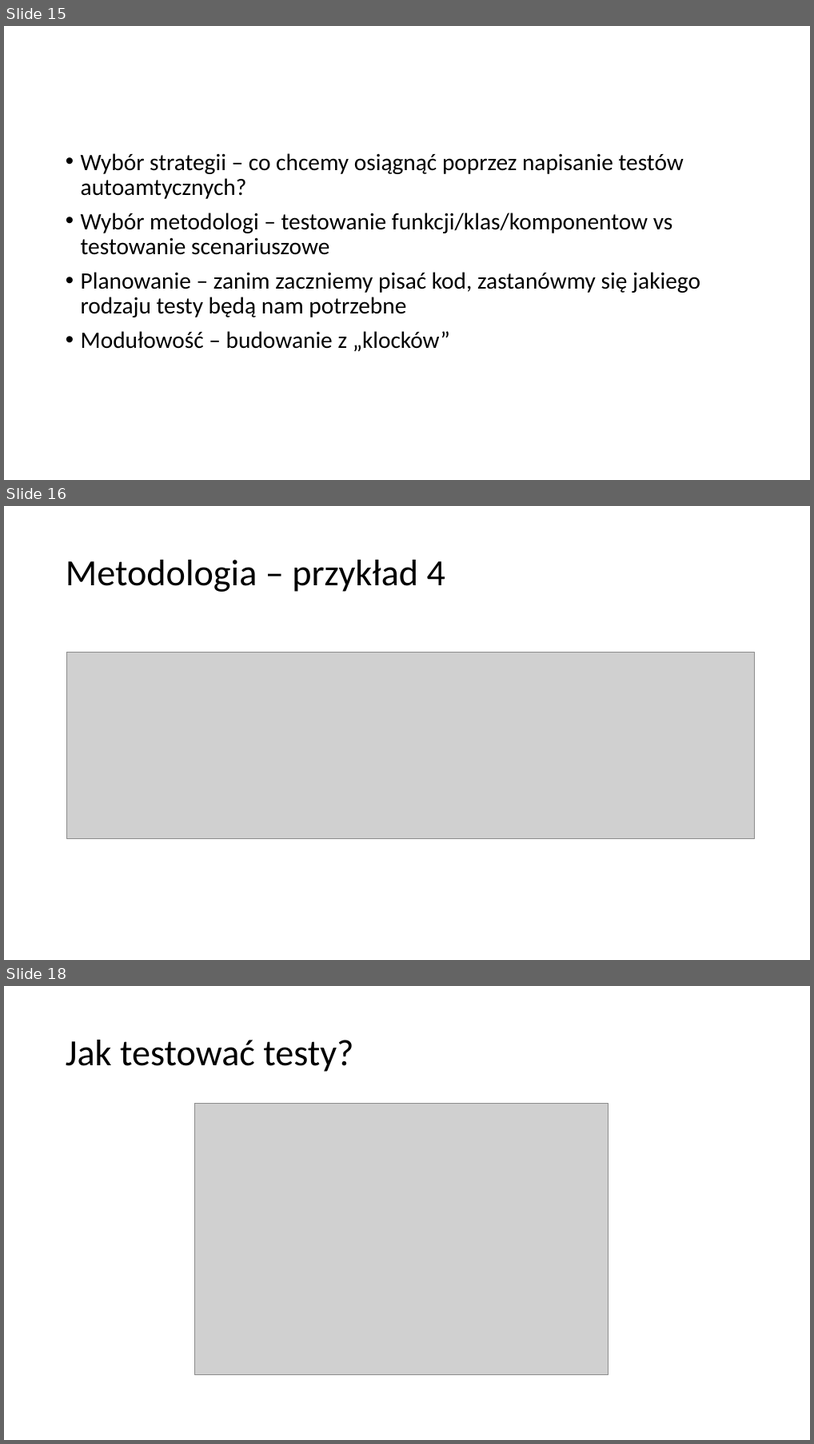
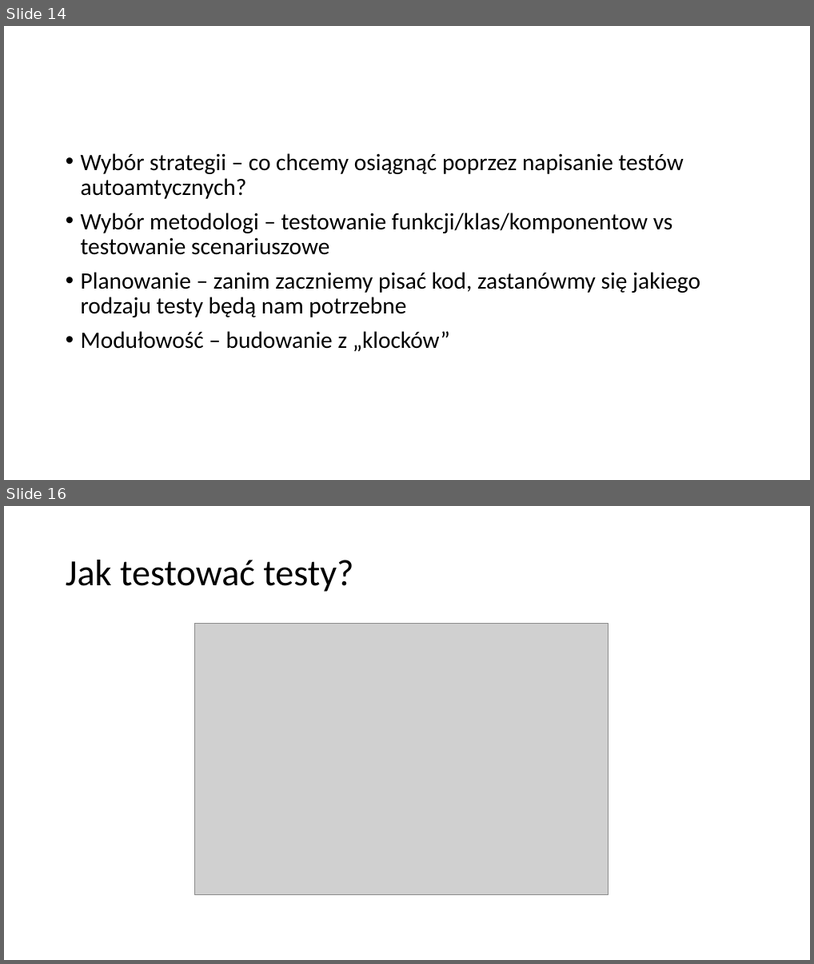
Before and after one commit to plitwinski/automated-tests-presentation, a slide deck: presentation/polish/Automatycznie testowalne aplikacje w srodowisku rozproszonym.pptx. Shown one above the other, each under a label of ours: slides 15, 16 and 18 before the commit, slides 14 and 16 after it; the slides between them are not shown. The pictures are 814x1444 and 814x964 pixels, drawn with LibreOffice and Linux fonts; fonts in the diff are those of the drawing; grey boxes stand for pictures. Boxes give left, top, right and bottom in pixels: in the first picture for what was removed or moved away, otherwise in the second. Text is boxed around its words. In the diff, an @@ line names an element or a change of style, - is before the commit and + after.

```diff
--- a/presentation/polish/Automatycznie testowalne aplikacje w srodowisku rozproszonym.pptx
+++ b/presentation/polish/Automatycznie testowalne aplikacje w srodowisku rozproszonym.pptx
@@ slide 16 removed at [4, 506, 810, 960], background #FFFFFF @@
@@ title removed at [66, 560, 446, 592] @@
-Metodologia – przykład 4
@@ picture removed at [67, 652, 755, 839] @@
@@ what was slide 15 is now slide 14 @@
@@ what was slide 18 is now slide 16 @@
```
Also in this commit, not shown: 4 slides changed, 1 slide added, 2 other slides removed, 1 other file.
